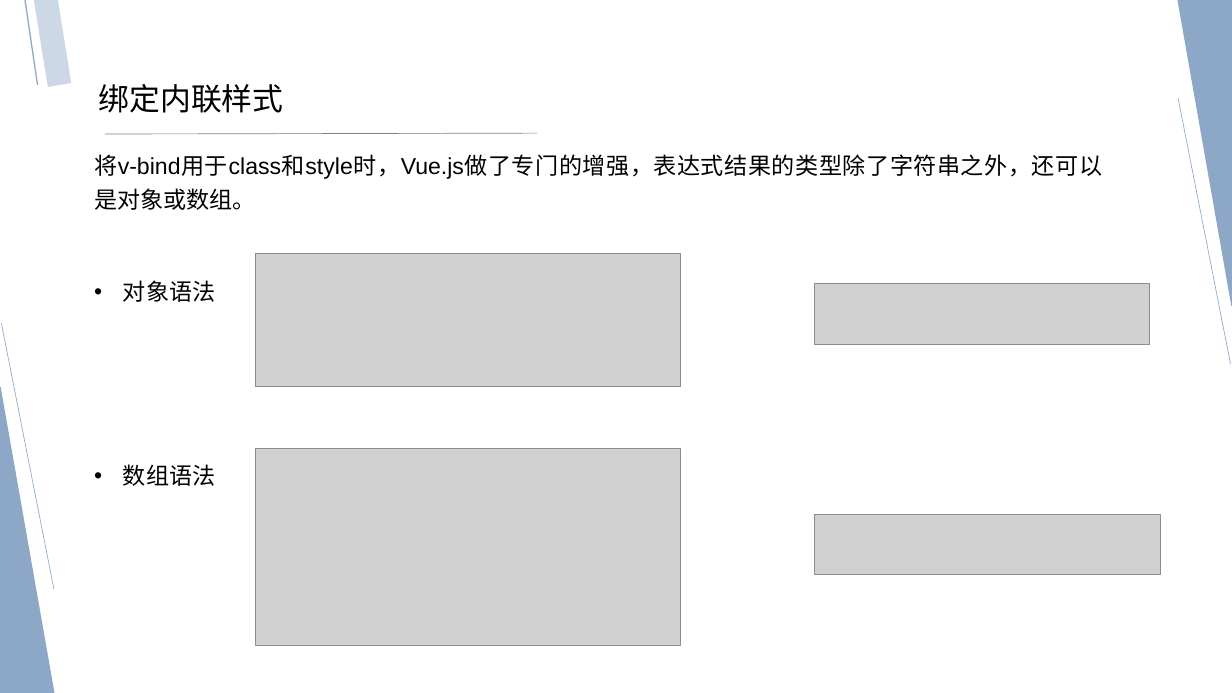
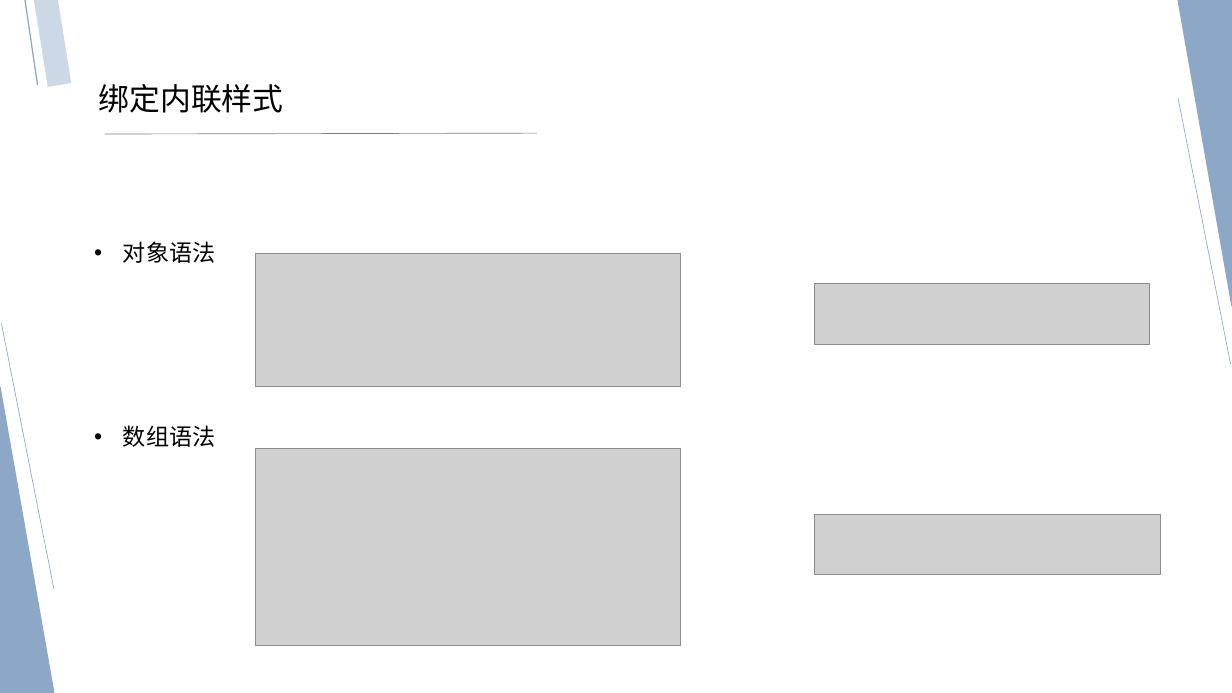
Before and after one commit to ZSI2017/Interchange, a slide deck: slide 9 of vue-简介.pptx. Drawn at 1232x693 pixels with LibreOffice and Linux fonts; fonts in the diff are those of the drawing; grey boxes stand for pictures. Boxes give left, top, right and bottom in pixels: in the first picture for what was removed or moved away, otherwise in the second. Text is boxed around its words. In the diff, an @@ line names an element or a change of style, - is before the commit and + after.

```diff
--- a/vue-简介.pptx
+++ b/vue-简介.pptx
@@ text at (x1=94, y1=154, x2=1102, y2=210): paragraph removed @@
-将v-bind用于class和style时，Vue.js做了专门的增强，表达式结果的类型除了字符串之外，还可以是对象或数组。
```
Also in this commit, not shown: 2 other slides changed.
